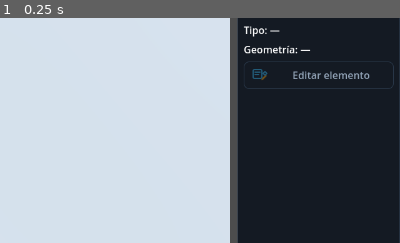
Above: before the commit, frame 1.
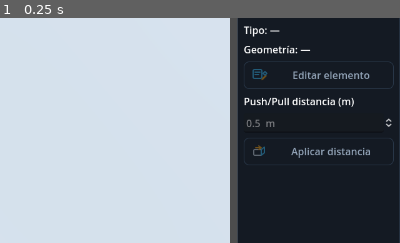
Above: after the commit, the same moment.

Repository: hfiguereo/axonBIM
Game: Godot game, scene res://scenes/main/main.tscn
Two runs of this game, one before a commit and one after it. Both use one fixed random seed, a clock stepped at 60 frames per second and the inputs below.
Inputs:
- Up to frame 1 (0.25 s): no input
The pictures show only the part of the screen within x 50-100%, y 25-75%; the shares and areas given below are measured in that part.

The runs differ from the first frame. In frame 1, 1.1% of the frame differs, in the area x 61-99%, y 35-66%.
Error before the commit: Invalid access to property or key 'environment' on a base object of type 'null instance'. (res://scripts/main/main_scene.gd:143)
Error after the commit: Invalid access to property or key 'environment' on a base object of type 'null instance'. (res://scripts/main/main_scene.gd:148)

Commit message:
feat(ui): añade distancia numerica push pull
Co-authored-by: hfiguereo <hfiguereo@users.noreply.github.com>

Diff:
--- a/frontend/scenes/main/main.tscn
+++ b/frontend/scenes/main/main.tscn
@@ -284,6 +284,27 @@
 icon = ExtResource("7")
 disabled = true
 
+[node name="PushPullDistanceLabel" type="Label" parent="UI/Root/Workspace/MainSplit/InnerSplit/RightDock/PropsScroll/PropsVBox"]
+unique_name_in_owner = true
+layout_mode = 2
+text = "Push/Pull distancia (m)"
+
+[node name="PushPullDistanceSpin" type="SpinBox" parent="UI/Root/Workspace/MainSplit/InnerSplit/RightDock/PropsScroll/PropsVBox"]
+unique_name_in_owner = true
+layout_mode = 2
+min_value = -10.0
+max_value = 10.0
+step = 0.05
+value = 0.5
+suffix = " m"
+
+[node name="ApplyPushPullDistanceButton" type="Button" parent="UI/Root/Workspace/MainSplit/InnerSplit/RightDock/PropsScroll/PropsVBox"]
+unique_name_in_owner = true
+layout_mode = 2
+text = "Aplicar distancia"
+icon = ExtResource("5")
+disabled = true
+
 [node name="StatusBar" type="PanelContainer" parent="UI/Root"]
 layout_mode = 2
 custom_minimum_size = Vector2(0, 30)
--- a/frontend/scripts/main/main_scene.gd
+++ b/frontend/scripts/main/main_scene.gd
@@ -43,6 +43,8 @@
 @onready var _prop_type_label: Label = $%PropTypeLabel
 @onready var _prop_dims_label: Label = $%PropDimsLabel
 @onready var _edit_mode_button: Button = $%EditModeButton
+@onready var _push_pull_distance: SpinBox = $%PushPullDistanceSpin
+@onready var _push_pull_apply_distance_button: Button = $%ApplyPushPullDistanceButton
 @onready var _camera: Camera3D = %Camera3D
 @onready var _project_view: Node3D = %ProjectView
 @onready var _viewport_container: SubViewportContainer = $%ViewportContainer
@@ -80,6 +82,7 @@
 	_push_pull_button.pressed.connect(_on_push_pull_pressed)
 	_save_button.pressed.connect(_on_save_pressed)
 	_edit_mode_button.pressed.connect(_on_edit_mode_button_pressed)
+	_push_pull_apply_distance_button.pressed.connect(_on_push_pull_apply_distance_pressed)
 	_viewport_container.gui_input.connect(_on_viewport_container_gui_input)
 	_project_tree.item_selected.connect(_on_project_tree_item_selected)
 
@@ -128,6 +131,8 @@
 	_apply_button_style(_push_pull_button, UI_ACCENT_AMBER)
 	_apply_button_style(_save_button, UI_ACCENT_BLUE)
 	_apply_button_style(_edit_mode_button, UI_ACCENT_AMBER)
+	_apply_button_style(_push_pull_apply_distance_button, UI_ACCENT_AMBER)
+	_apply_spinbox_style(_push_pull_distance)
 	_style_label($UI/Root/Ribbon/TitleBar/AppTitle, UI_TEXT)
 	_style_label(_status_label, UI_TEXT)
 	_style_label(_rtt_label, UI_MUTED)
@@ -182,6 +187,13 @@
 	button.add_theme_constant_override("h_separation", 8)
 
 
+func _apply_spinbox_style(spinbox: SpinBox) -> void:
+	spinbox.add_theme_color_override("font_color", UI_TEXT)
+	spinbox.add_theme_color_override("font_uneditable_color", UI_MUTED)
+	spinbox.add_theme_stylebox_override("normal", _stylebox(UI_BUTTON, UI_BORDER, 1, 8))
+	spinbox.add_theme_stylebox_override("focus", _stylebox(UI_BUTTON_HOVER, UI_ACCENT_BLUE, 1, 8))
+
+
 func _style_label(label: Label, color: Color) -> void:
 	label.add_theme_color_override("font_color", color)
 
@@ -336,12 +348,18 @@
 		_prop_dims_label.text = "Geometría: —"
 		_edit_mode_button.text = "Editar elemento"
 		_edit_mode_button.disabled = true
+		_push_pull_distance.editable = false
+		_push_pull_apply_distance_button.disabled = true
 		return
 	_prop_guid_label.text = "GlobalId: %s" % guid
 	_prop_type_label.text = "Tipo: IfcWall"
 	_prop_dims_label.text = "Geometría: (detalle vía RPC en Fase 2)"
 	_edit_mode_button.disabled = false
 	_edit_mode_button.text = "Salir de edición" if _edit_mode_guid == guid else "Editar elemento"
+	_push_pull_distance.editable = _is_edit_mode_active()
+	_push_pull_apply_distance_button.disabled = not (
+		_is_edit_mode_active() and _push_pull_tool.is_active()
+	)
 
 
 func _refresh_status() -> void:
@@ -391,6 +409,7 @@
 func _on_push_pull_pressed() -> void:
 	if _push_pull_tool.is_active():
 		_push_pull_tool.deactivate()
+		_refresh_properties_panel()
 		_log_label.text = "Push/Pull: cancelado"
 		return
 	if not _is_edit_mode_active():
@@ -400,6 +419,7 @@
 	_project_view.set_selection(_edit_mode_guid)
 	_refresh_properties_panel()
 	_push_pull_tool.activate(_edit_mode_guid)
+	_refresh_properties_panel()
 	_log_label.text = "Push/Pull: elige una cara del elemento en edición."
 
 
@@ -425,6 +445,14 @@
 		_log_label.text = "Guardado: %s (%d bytes)" % [path, int(resp["result"].get("bytes", 0))]
 	else:
 		_log_label.text = "Error al guardar: %s" % str(resp.get("error"))
+
+
+func _on_push_pull_apply_distance_pressed() -> void:
+	if not _push_pull_tool.is_active():
+		_log_label.text = "Activa Push/Pull y fija una cara antes de aplicar distancia."
+		return
+	await _push_pull_tool.apply_numeric_distance(float(_push_pull_distance.value))
+	_refresh_properties_panel()
 
 
 func _on_viewport_container_gui_input(event: InputEvent) -> void:
--- a/frontend/scripts/tools/push_pull_tool.gd
+++ b/frontend/scripts/tools/push_pull_tool.gd
@@ -56,6 +56,20 @@
 
 func is_selecting_face() -> bool:
 	return _active and _step == 0
+
+
+func has_pending_face() -> bool:
+	return _active and _step == 1 and _pending_topo != ""
+
+
+func apply_numeric_distance(distance_m: float) -> void:
+	if not has_pending_face():
+		push_pull_completed.emit(false, "Primero fija una cara para Push/Pull.")
+		return
+	if abs(distance_m) < 1e-5:
+		push_pull_completed.emit(false, "Distancia de extrusion demasiado pequena.")
+		return
+	await _submit(_extrusion_axis * distance_m)
 
 
 func handle_viewport_click(screen_pos: Vector2) -> void:
Not shown, changed: CHANGELOG.md
